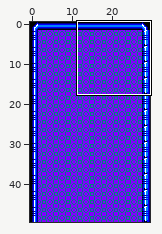
An edit to a level. Tiled map, assets/level-03-background.tmx. The picture above shows the old version from afar; the outline marks the close-up.
Close-up. Earlier state:
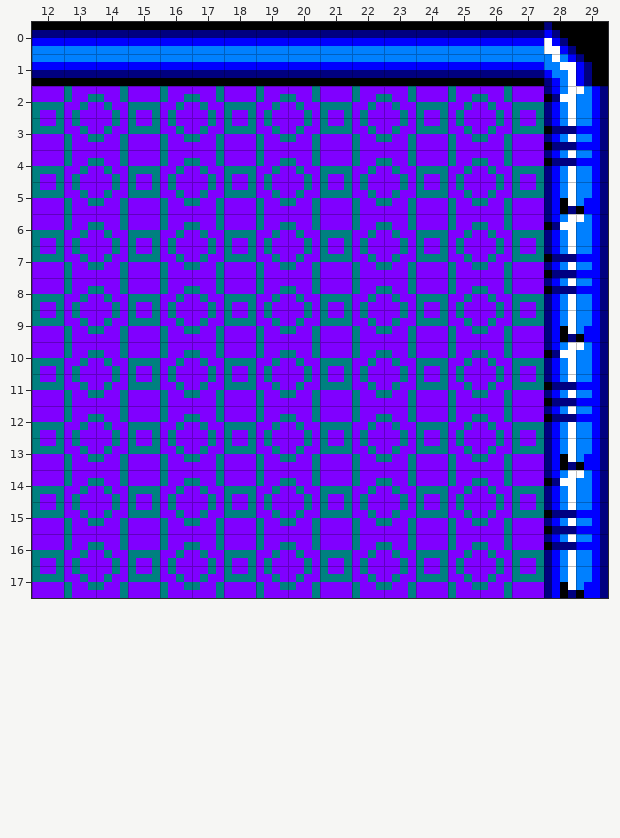
Cells are 4x4 px. Shown: x 12..29, y 0..17. The commit also changed other parts of the map, which this record leaves out. Tiles whose own drawing changed are shown in their newer look in all pictures.
Once edited:
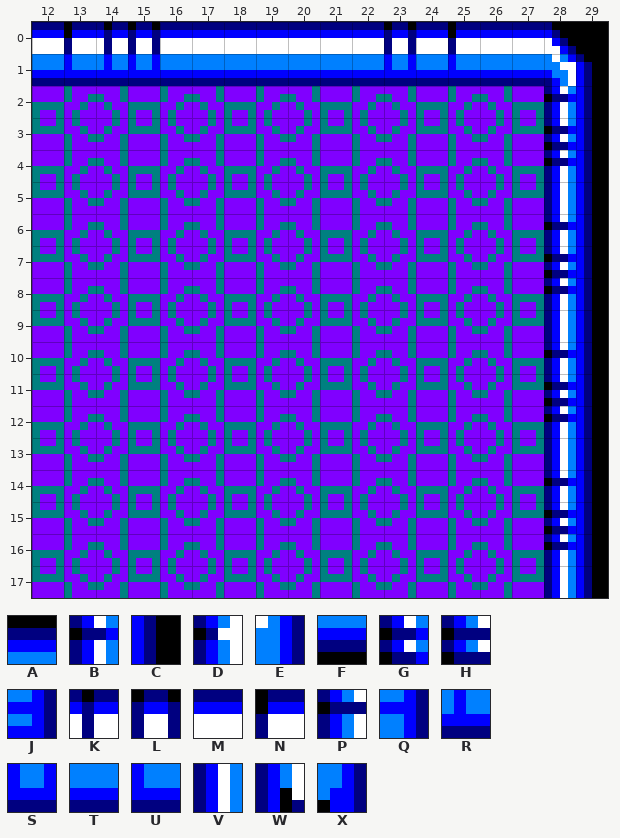
Key: from "tileset": A 41, B 45, C 46, D 47, E 48, F 62, G 65, H 67, J 68, K 80, L 81, M 82, N 83, P 87, Q 88, R 100, S 101, T 102, U 103, V 105, W 107, X 108.
_ is an empty cell.
Changes in this commit:
Layer "Tile Layer 1":
Tile B replaces tile D in row 2 at x 28; in row 6 at x 28; in row 10 at x 28; in row 14 at x 28.
Tile B replaces tile P in row 4 at x 28; in row 8 at x 28; in row 12 at x 28; in row 16 at x 28.
Tile C replaces tile E in row 2 at x 29; in row 6 at x 29; in row 10 at x 29; in row 14 at x 29.
Tile C replaces tile J in row 3 at x 29; in row 7 at x 29; in row 11 at x 29; in row 15 at x 29.
Tile C replaces tile Q in row 4 at x 29; in row 8 at x 29; in row 12 at x 29; in row 16 at x 29.
Tile C replaces tile X in row 5 at x 29; in row 9 at x 29; in row 13 at x 29; in row 17 at x 29.
Tile G replaces tile H in row 3 at x 28; in row 7 at x 28; in row 11 at x 28; in row 15 at x 28.
Tile K replaces tile A in row 0 at x 14.
Tile L replaces tile A in row 0 at x 15 and 23.
Tile M replaces tile A in row 0 at x 12, 16 to 22, 24 and 26 to 27.
Tile N replaces tile A in row 0 at x 13 and 25.
Tile R replaces tile F in row 1 at x 14.
Tile S replaces tile F in row 1 at x 15 and 23.
Tile T replaces tile F in row 1 at x 12, 16 to 22, 24 and 26 to 27.
Tile U replaces tile F in row 1 at x 13 and 25.
Tile V replaces tile W in row 5 at x 28; in row 9 at x 28; in row 13 at x 28; in row 17 at x 28.
